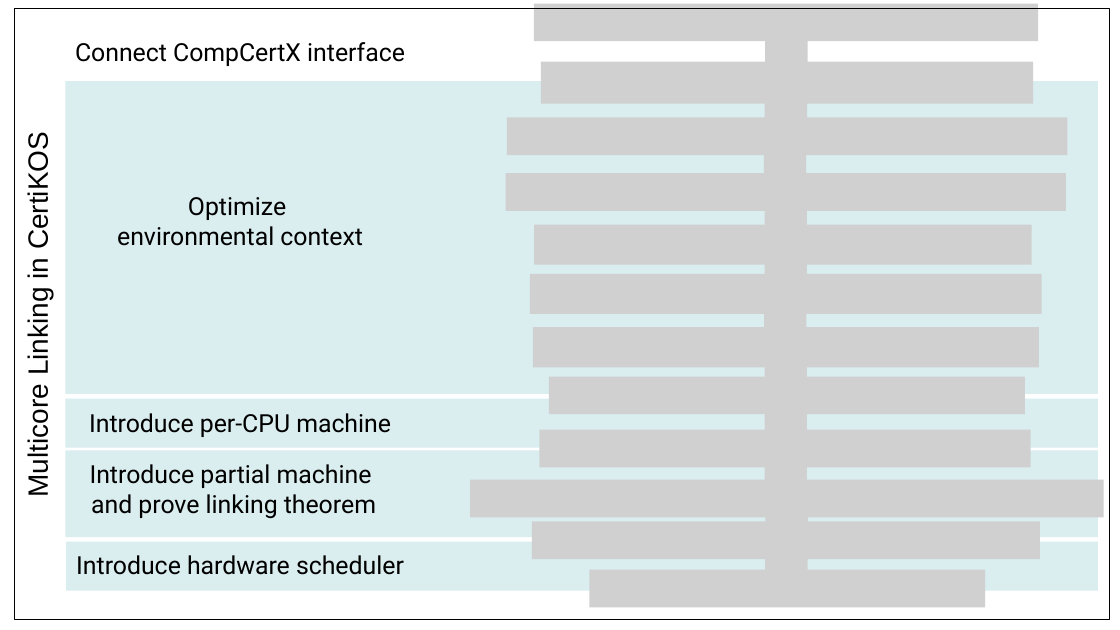
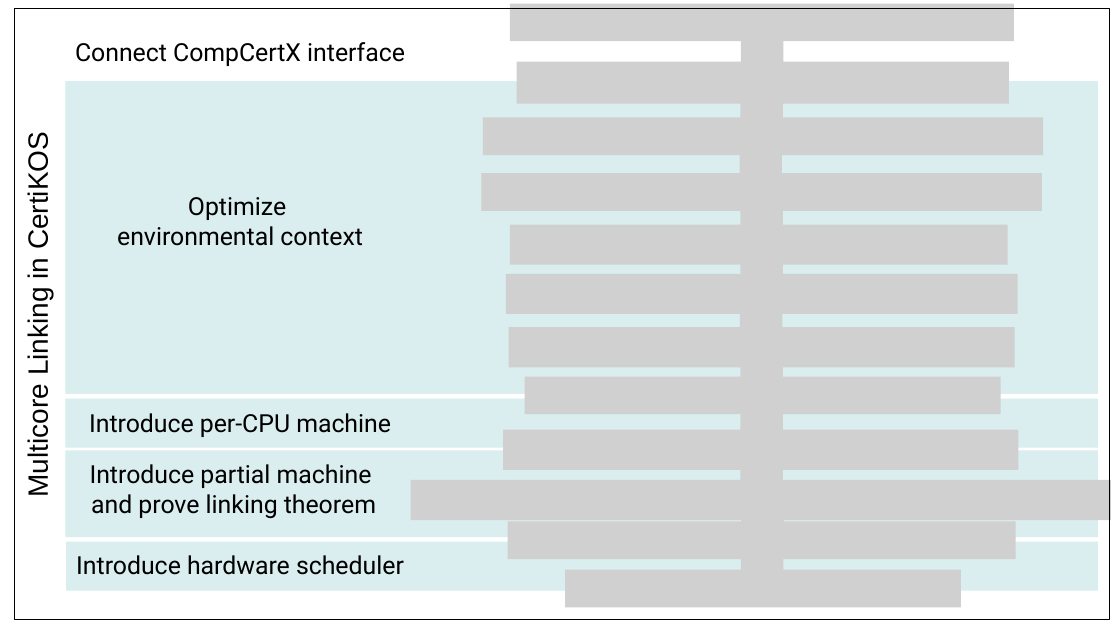
Before and after one commit to jieungkim/phd_thesis, a slide deck: slide 2 of figs/certikos/concurrent_linking.pptx. Drawn at 1120x630 pixels with LibreOffice and Linux fonts; fonts in the diff are those of the drawing; grey boxes stand for pictures. Boxes give left, top, right and bottom in pixels: in the first picture for what was removed or moved away, otherwise in the second. Text is boxed around its words. In the diff, an @@ line names an element or a change of style, - is before the commit and + after.

```diff
--- a/figs/certikos/concurrent_linking.pptx
+++ b/figs/certikos/concurrent_linking.pptx
@@ 19 pictures: place and size @@
-19 pictures at bbox=[506, 3, 1067, 608]
+19 pictures at bbox=[482, 3, 1043, 608]
@@ picture added at bbox=[739, 287, 782, 354] @@
@@ picture: place and size @@
-picture at bbox=[540, 430, 1032, 468]
+picture at bbox=[503, 430, 1018, 470]
@@ picture: place and size @@
-picture at bbox=[470, 479, 1104, 517]
+picture at bbox=[411, 479, 1111, 520]
@@ picture: place and size @@
-picture at bbox=[764, 287, 806, 354]
+picture at bbox=[740, 533, 783, 600]
@@ picture removed at bbox=[765, 533, 808, 600] @@
```
Also in this commit, not shown: 2 other slides changed, 10 other files.
